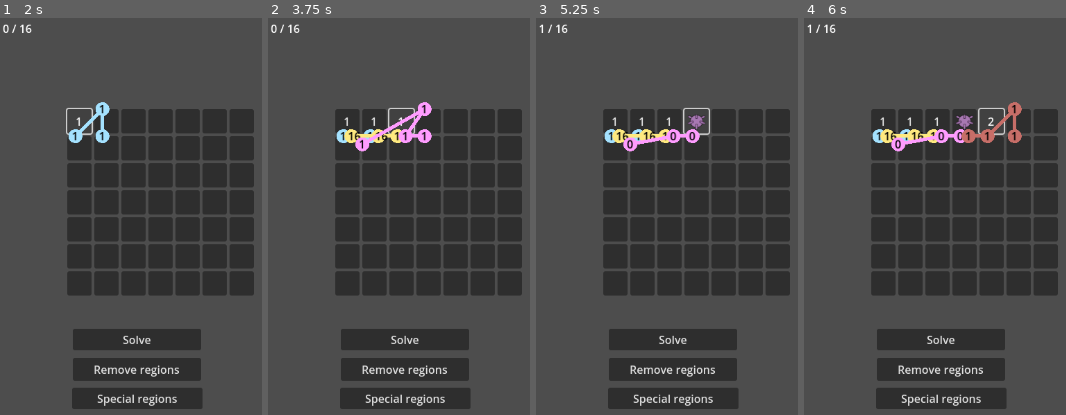
Above: before the commit, frames 1-4 (left to right).
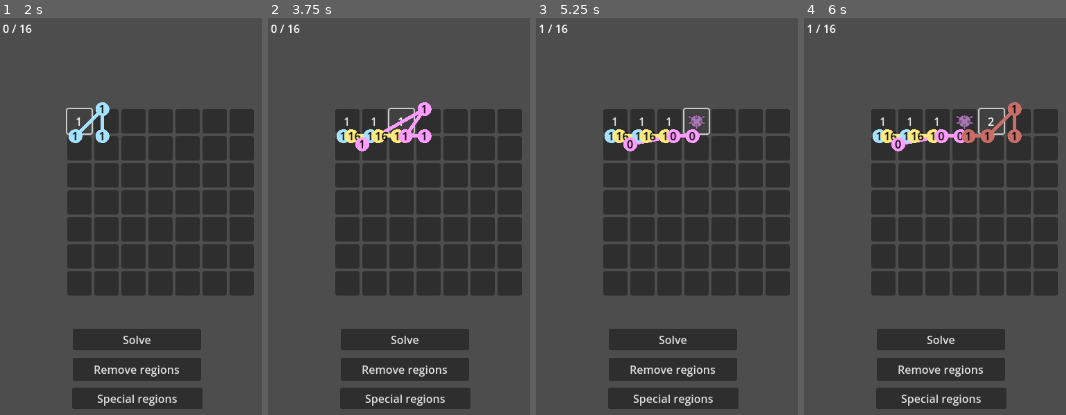
Above: after the commit, the same moments.

Repository: flavia-telcean/minesweedoku
Game: Godot game, scene res://main.tscn
The game is run twice, just before and just after one commit, with the same random seed, the same clock (stepped at 60 frames per second) and the same inputs.
Inputs (mouse positions are in pixels of both pictures, inside the frame that each line leads up to):
- Up to frame 1 (2 s): click (78, 121) at 0.52 s; click "1" at 1.25 s
- Up to frame 2 (3.75 s): click (375, 121) at 2.02 s; click "1" at 2.75 s; click (401, 121) at 3.52 s
- Up to frame 3 (5.25 s): click "1" at 4.25 s; click (695, 121) at 5.02 s
- Up to frame 4 (6 s): click (990, 121) at 5.77 s

Frame 1 is identical in both runs. In frame 2, 0.1% of the frame differs, in the area x 36-46%, y 28-32%; in frame 3, 0.1%, in the area x 36-50%, y 29-32%; in frame 4, 0.1%.

Commit message:
Make labels of lines more visible

Diff:
--- a/LineLabel.gd
+++ b/LineLabel.gd
@@ -6,17 +6,18 @@
 func _draw():
 	draw_circle(Vector2(0,0), 10, color)
 
-func _init(position : Vector2, text : String, color : Color):
+func _init(position : Vector2, text : String, line : Line2D):
 	self.set_position(position)
 	var label := Label.new()
 	label.set_position(Vector2(-5, -12))
 	label.set_text(text)
-	if(color.v > 0.5):
+	self.z_index = line.z_index + 1
+	if(line.default_color.v > 0.5):
 		label.modulate = Color.BLACK
 	else:
 		label.modulate = Color.WHITE
 	self.add_child(label)
-	self.color = color
+	self.color = line.default_color
 
 func set_text(text : String):
 	get_child(0).set_text(text)
--- a/MineGrid.gd
+++ b/MineGrid.gd
@@ -243,7 +243,7 @@
 	line.width = 5
 	line.default_color = Color(.2 + randf(), .1 + randf(), .3 + randf())
 	positions.map(func(p : Vector2):
-		var a := LineLabel.new(p, label, line.default_color)
+		var a := LineLabel.new(p, label, line)
 		line.add_child(a))
 	get_parent().add_child(line)
 	lines.append(line)
